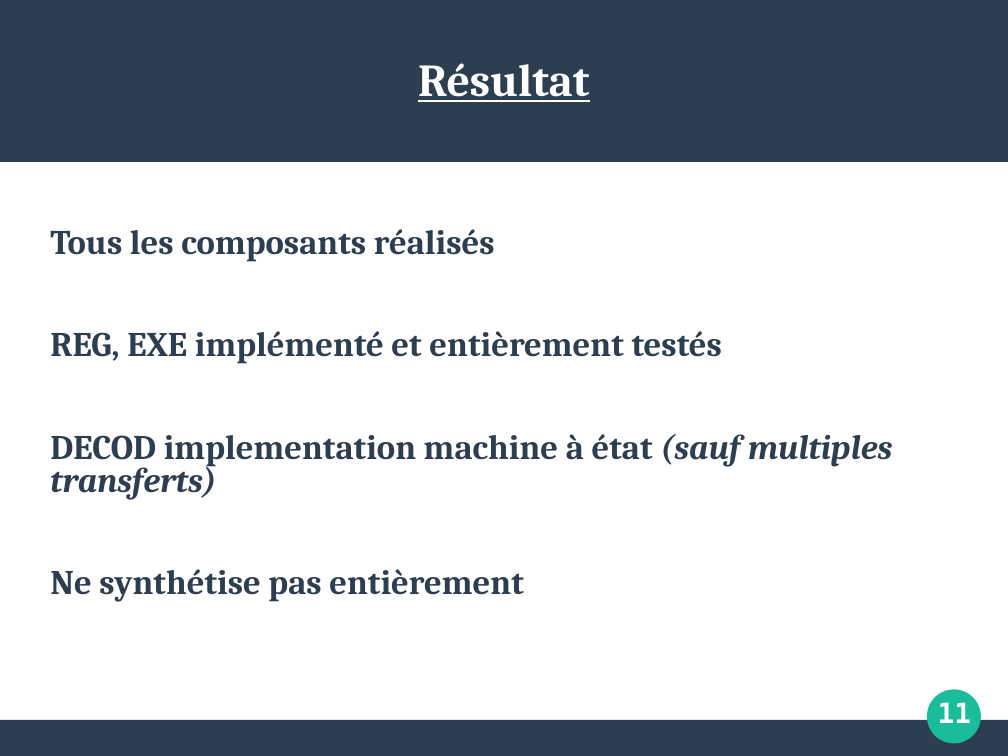
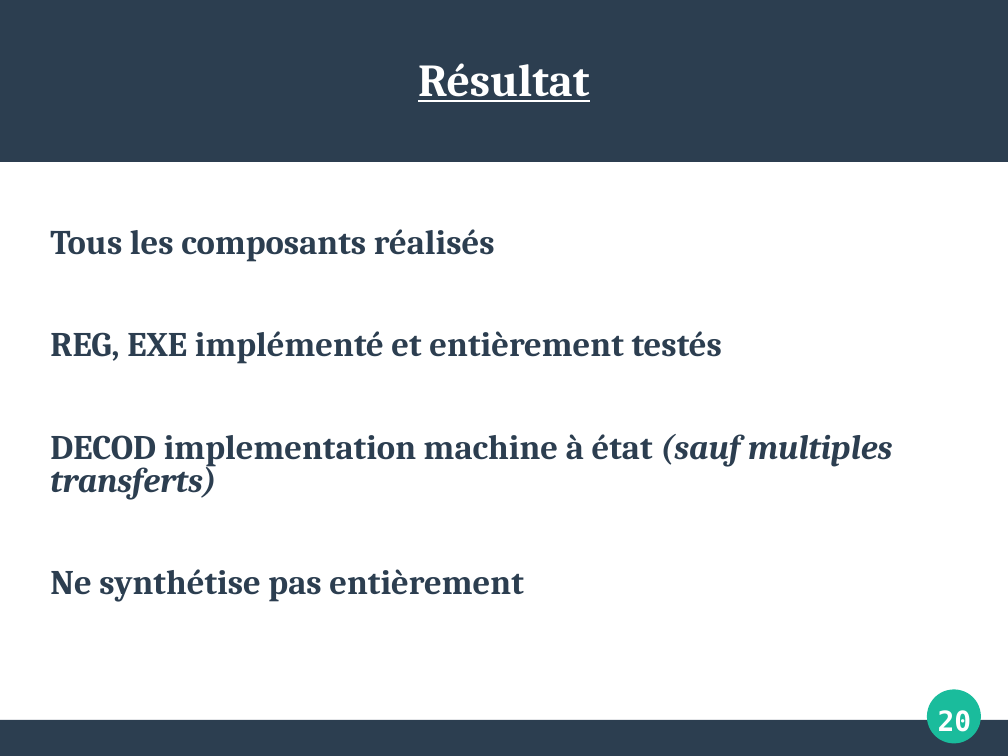
Before and after one commit to maximouth/VHDL, a slide deck: slide 20 of presentation1.odp (slide 15 before the commit). Drawn at 1008x756 pixels with LibreOffice and Linux fonts; fonts in the diff are those of the drawing. Boxes give left, top, right and bottom in pixels: in the first picture for what was removed or moved away, otherwise in the second. Text is boxed around its words. In the diff, an @@ line names an element or a change of style, - is before the commit and + after.

```diff
--- a/presentation1.odp
+++ b/presentation1.odp
@@ text removed at box(938, 702, 972, 723) @@
-11
@@ text added at box(938, 710, 972, 732), 22 pt, text #FFFFFF, bold @@
+20
```
Also in this commit, not shown: 10 other slides changed, 9 slides added, 4 slides removed.
